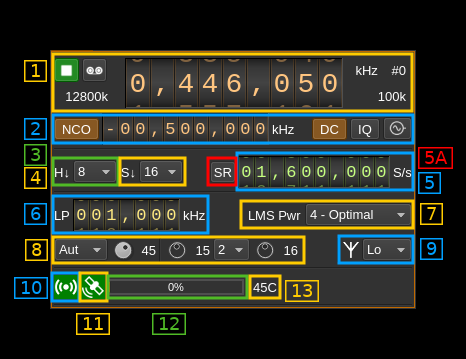
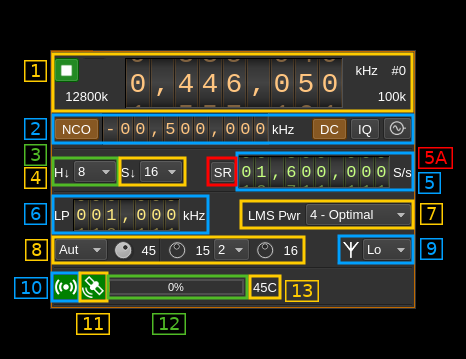
Revision of a layered 466px x 359px image; what changed, layer by layer:
added layer "Patch_02" above "Patch_01" over [82, 59, 107, 82]
